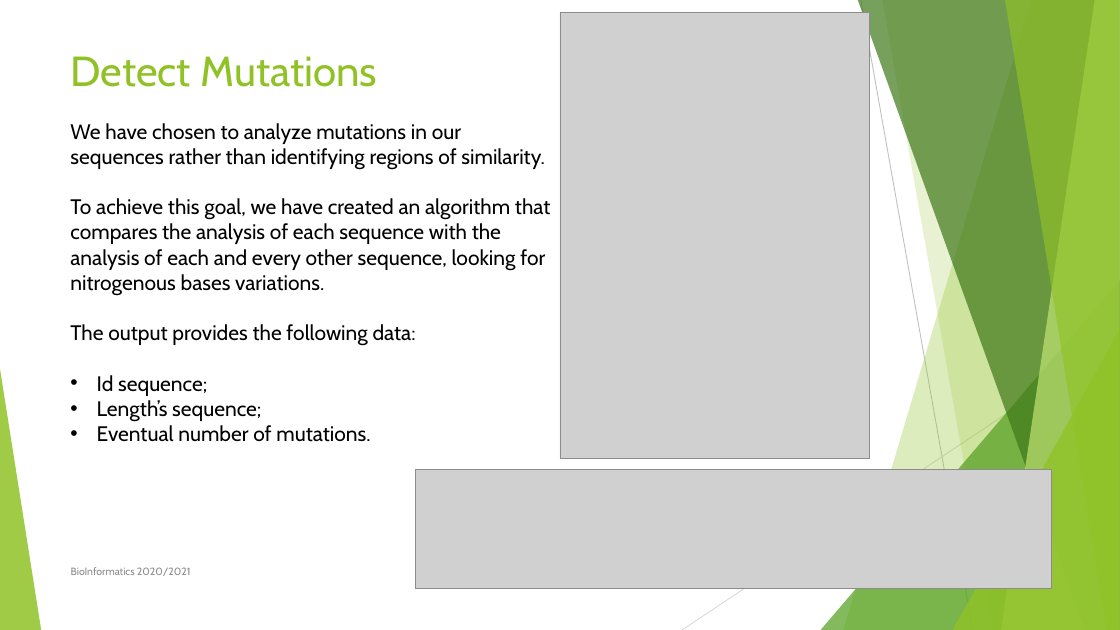
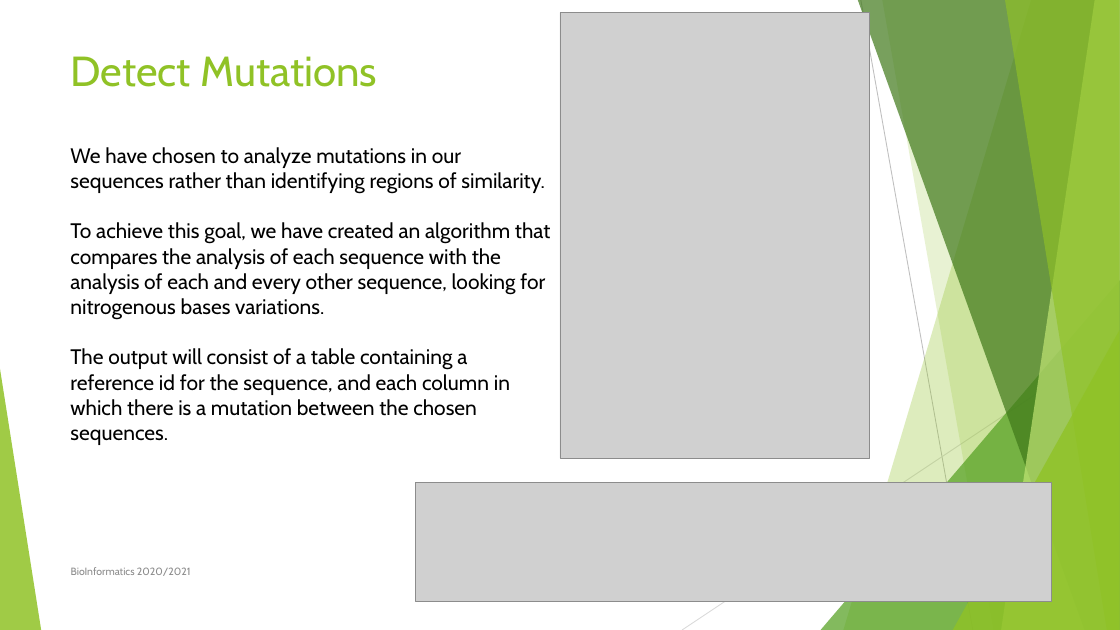
Before and after one commit to AlessandroPio/BioInformatics, a slide deck: slide 9 of Documentation/BioInformaticsPresentation.pptx. Drawn at 1120x630 pixels with LibreOffice and Linux fonts; fonts in the diff are those of the drawing; grey boxes stand for pictures. Boxes give left, top, right and bottom in pixels: in the first picture for what was removed or moved away, otherwise in the second. Text is boxed around its words. In the diff, an @@ line names an element or a change of style, - is before the commit and + after.

```diff
--- a/Documentation/BioInformaticsPresentation.pptx
+++ b/Documentation/BioInformaticsPresentation.pptx
@@ text "We have chosen to analyze ...": place and size @@
-text "We have chosen to analyze ..." at [70, 123, 550, 442]
+text "We have chosen to analyze ..." at [70, 147, 550, 445]
@@ text at [70, 348, 510, 445]: text changed @@
-The output provides the following data:
-• Id sequence;
-• Length’s sequence;
-• Eventual number of mutations.
+The output will consist of a table containing a reference id for the sequence, and each column in which there is a mutation between the chosen sequences.
@@ picture: place and size @@
-picture at [416, 470, 1051, 589]
+picture at [416, 483, 1051, 602]
```
Also in this commit, not shown: 1 other slide changed.
